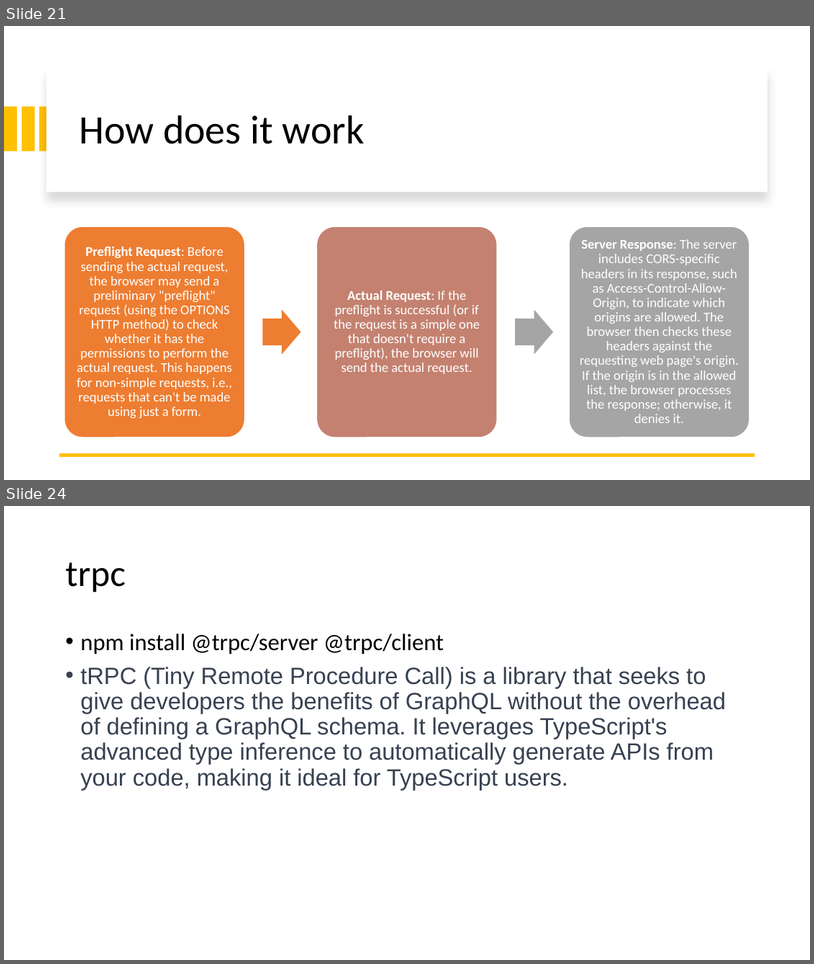
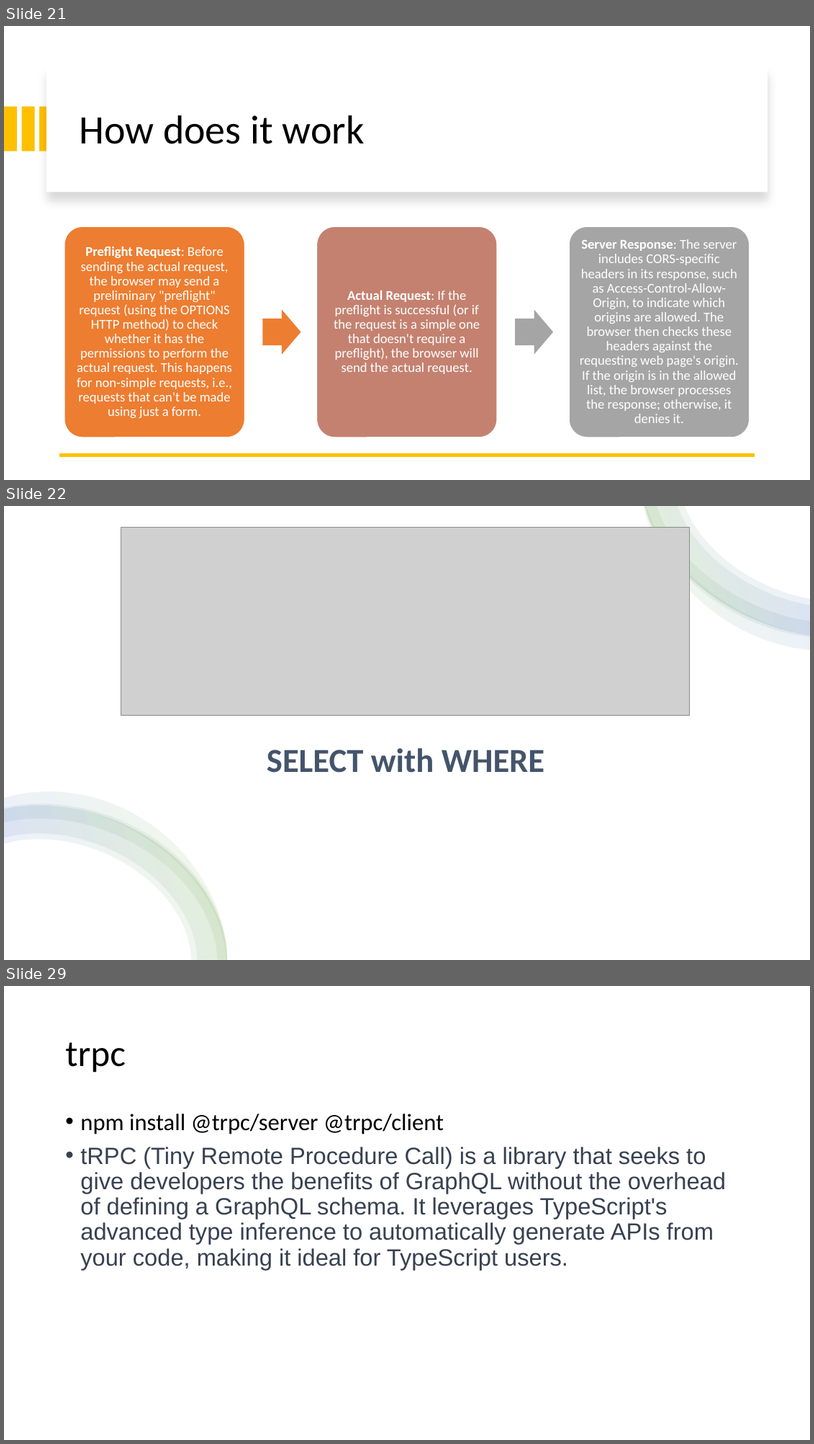
Before and after one commit to 1shaked/full-stack, a slide deck: 26ass/Node intro.pptx. Shown one above the other, each under a label of ours: slides 21 and 24 before the commit, slides 21, 22 and 29 after it; the slides between them are not shown. The pictures are 814x964 and 814x1444 pixels, drawn with LibreOffice and Linux fonts; fonts in the diff are those of the drawing; grey boxes stand for pictures. Boxes give left, top, right and bottom in pixels: in the first picture for what was removed or moved away, otherwise in the second. Text is boxed around its words. In the diff, an @@ line names an element or a change of style, - is before the commit and + after.

```diff
--- a/26ass/Node intro.pptx
+++ b/26ass/Node intro.pptx
@@ slide 22 added at bbox=[4, 506, 810, 960], background #FFFFFF @@
@@ rectangle added at bbox=[4, 506, 810, 960], fill #FFFFFF @@
@@ picture added at bbox=[121, 527, 689, 715] @@
@@ group added at bbox=[644, 506, 810, 649]: 4 freeform shapes @@
@@ title added at bbox=[267, 748, 545, 772], 40 pt, text #44546A, bold @@
+SELECT with WHERE
@@ group added at bbox=[4, 792, 227, 960]: 4 freeform shapes @@
@@ what was slide 24 is now slide 29 @@
```
Also in this commit, not shown: 1 slide changed, 5 other slides added, 1 slide removed, 31 other files.
